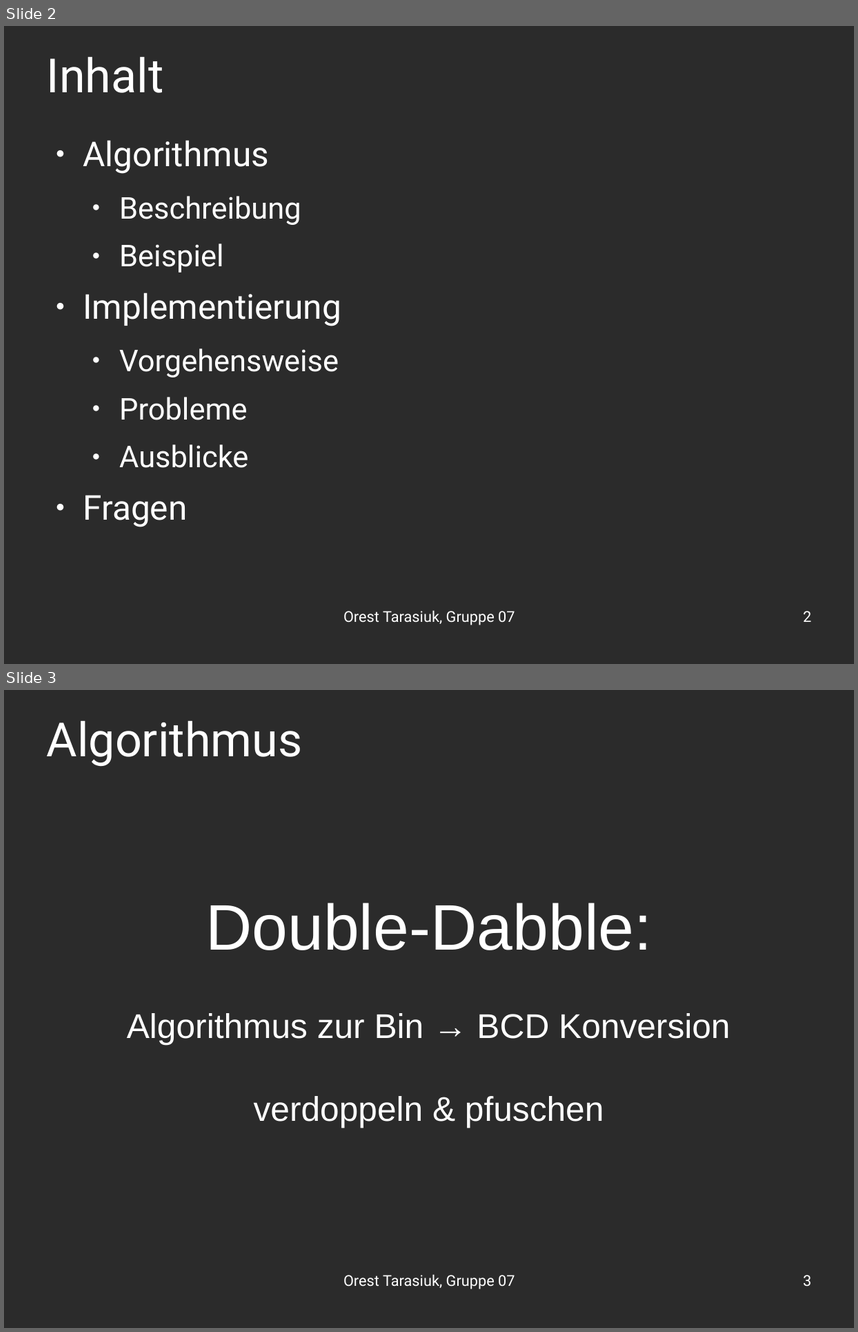
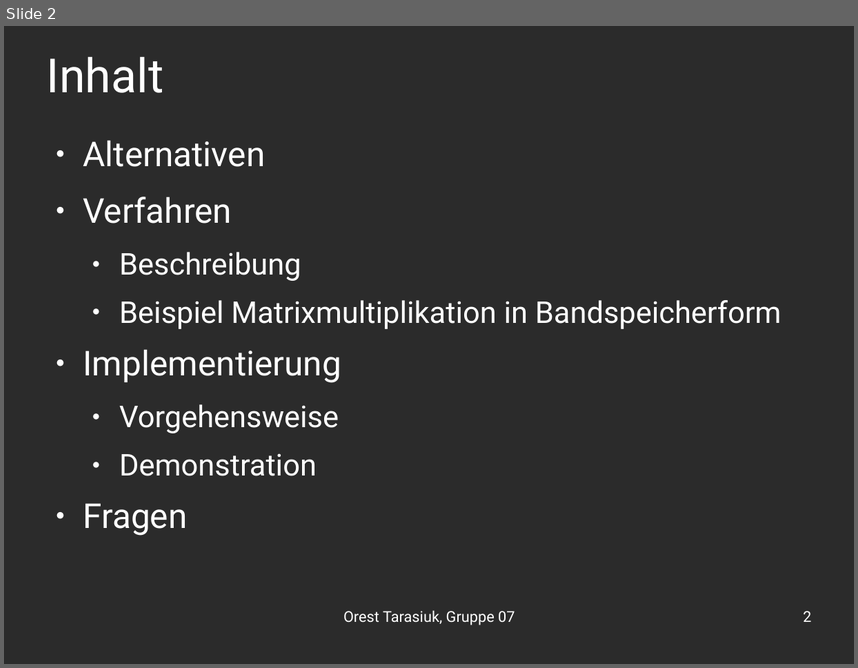
Before and after one commit to OrestTa/etip, a slide deck: Projekt2/Vortrag/vortrag2.odp. Shown one above the other, each under a label of ours: slides 2 and 3 before the commit, slide 2 after it. The pictures are 858x1332 and 858x668 pixels, drawn with LibreOffice and Linux fonts; fonts in the diff are those of the drawing; background and template pictures are left out; a plain dark background stands for a picture behind light text. Boxes give left, top, right and bottom in pixels: in the first picture for what was removed or moved away, otherwise in the second. Text is boxed around its words. In the diff, an @@ line names an element or a change of style, - is before the commit and + after.

```diff
--- a/Projekt2/Vortrag/vortrag2.odp
+++ b/Projekt2/Vortrag/vortrag2.odp
@@ slide 3 removed at [4,690,854,1328], background picture (left out) @@
@@ title removed at [47,720,303,767] @@
-Algorithmus
@@ subtitle removed at [127,903,730,1127] @@
-Double-Dabble:
-Algorithmus zur Bin → BCD Konversion
-verdoppeln & pfuschen
@@ text removed at [343,1274,515,1289] @@
-Orest Tarasiuk, Gruppe 07
@@ page number removed at [803,1274,811,1285] @@
-3
@@ slide 2 changed as well @@
@@ text at [83,140,265,223]: text changed @@
-● Algorithmus
+● Alternativen
+● Verfahren
@@ text at [119,300,782,329]: text changed @@
-  ● Beispiel
+  ● Beispiel Matrixmultiplikation in Bandspeicherform
@@ text at [119,453,317,476]: text changed @@
-  ● Probleme
-  ● Ausblicke
+  ● Demonstration
```
Also in this commit, not shown: 3 other slides changed, 8 slides added, 15 other slides removed.
